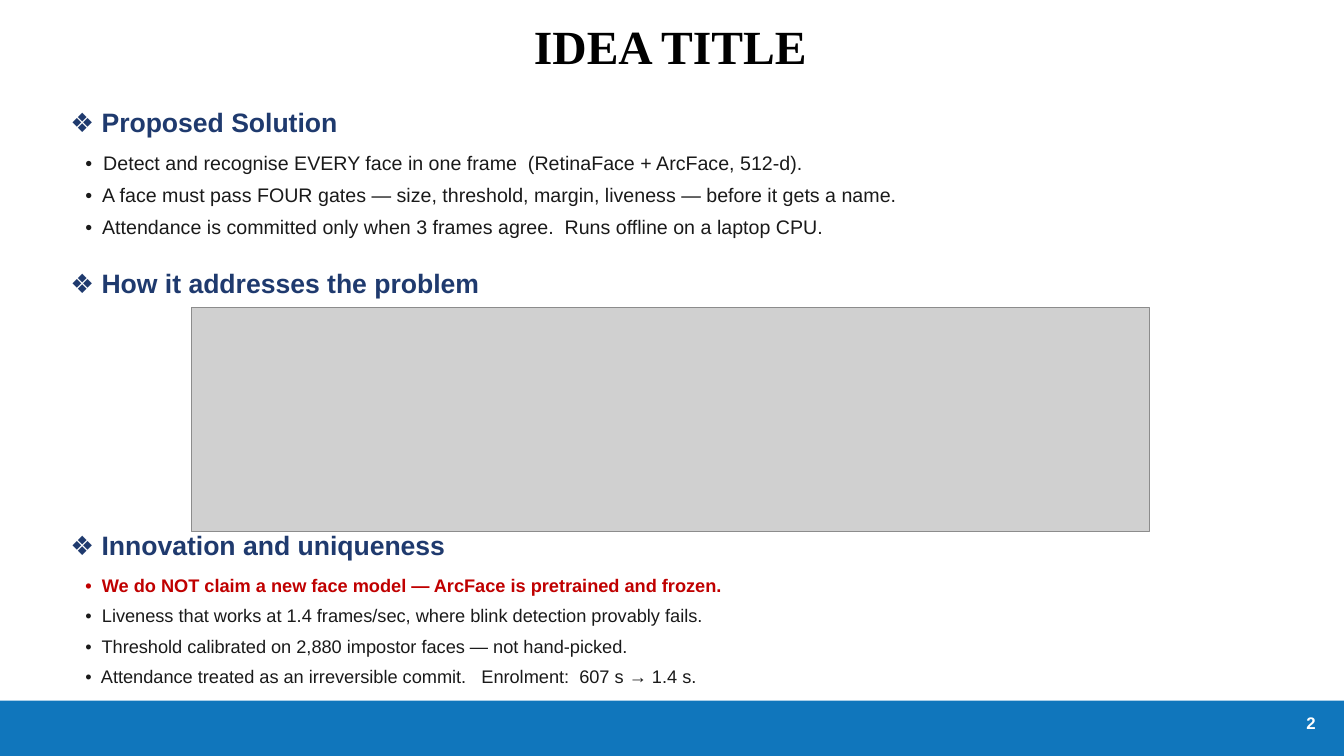
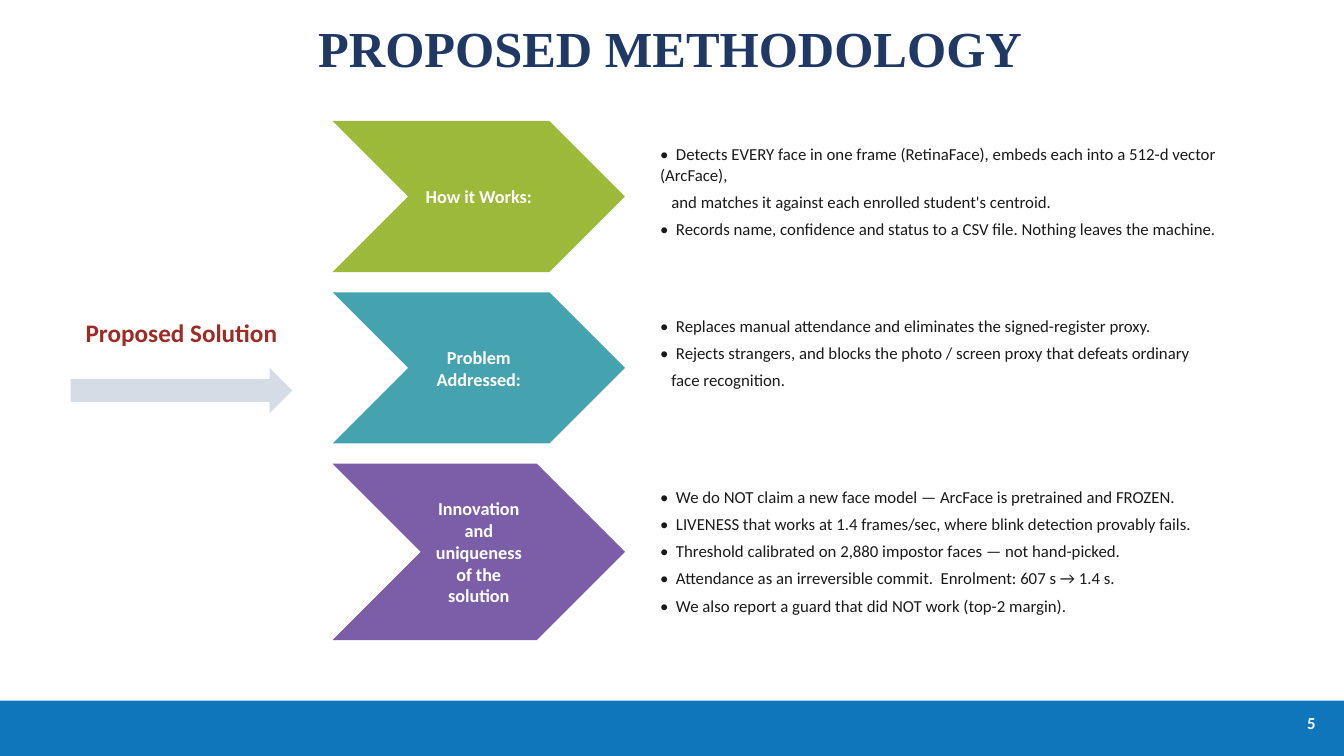
Before and after one commit to SohamBhattacharjee2003/MutiFace-Attendance-System, a slide deck: slide 6 of Server/results/PresenceAI_Presentation.pptx (slide 2 before the commit). Drawn at 1344x756 pixels with LibreOffice and Linux fonts; fonts in the diff are those of the drawing; grey boxes stand for pictures. Boxes give left, top, right and bottom in pixels: in the first picture for what was removed or moved away, otherwise in the second. Text is boxed around its words. In the diff, an @@ line names an element or a change of style, - is before the commit and + after.

Commit message:
Rebuild the deck in the team's own format, with corrected content
Same 11 slides, same headings, same visual language as the team's existing deck —
navy Times New Roman headings, coloured outline boxes, chevrons, the blue footer bar
and its numbering (title page unnumbered). Only the content changes:

- Experimental Details: the workflow said MTCNN -> FaceNet -> MongoDB. The system uses
  RetinaFace -> ArcFace -> CSV. There is no MongoDB and no FaceNet anywhere in the code.
- Conclusion: "High accuracy using MTCNN model" removed — MTCNN is a face DETECTOR and
  cannot recognise anyone. "Eliminates proxy attendance" qualified: manual proxy is
  eliminated, photo proxy is blocked (100% -> 0%), video replay is not.
- Results: the unsourced "95% accuracy" is gone. Replaced with the measured attack,
  ablation and operating-envelope charts, and a stated limitation.
- Problem Definition and Literature Review now carry the research gap: recognition alone
  cannot stop proxy attendance, and no prior work tests it.
- Proposed Methodology: the "innovation" box listed features every cited paper already
  has. It now states what is actually ours — and concedes what is not.
- References: ArcFace and RetinaFace added (the models the system actually runs on);
  citation numbering fixed.

```diff
--- a/Server/results/PresenceAI_Presentation.pptx
+++ b/Server/results/PresenceAI_Presentation.pptx
@@ text at [318,33,1022,68]: text changed; size 34 to 36 pt; text colour #000000 to #1F3864 @@
-IDEA TITLE
+PROPOSED METHODOLOGY
@@ chevron added at [333,121,625,272], fill #9CB93A, 13 pt, text #FFFFFF, bold @@
+How it Works:
@@ text added at [660,148,1216,238], 12 pt, text #1A1A1A @@
+• Detects EVERY face in one frame (RetinaFace), embeds each into a 512-d vector (ArcFace),
+and matches it against each enrolled student's centroid.
+• Records name, confidence and status to a CSV file. Nothing leaves the machine.
@@ text removed at [102,155,897,238] @@
-• Detect and recognise EVERY face in one frame (RetinaFace + ArcFace, 512-d).
-• A face must pass FOUR gates — size, threshold, margin, liveness — before it gets a name.
-• Attendance is committed only when 3 frames agree. Runs offline on a laptop CPU.
@@ text removed at [102,273,479,299] @@
-❖ How it addresses the problem
@@ chevron added at [333,292,625,444], fill #45A3AF, 13 pt, text #FFFFFF, bold @@
+Problem Addressed:
@@ text at [86,324,277,346]: text changed; size 19 to 18 pt; font Arial to Calibri; text colour #1F3A6E to #9E2B25 @@
-❖ Proposed Solution
+Proposed Solution
@@ picture removed at [192,308,1149,531] @@
@@ text added at [671,320,1189,389], 12 pt, text #1A1A1A @@
+• Replaces manual attendance and eliminates the signed-register proxy.
+• Rejects strangers, and blocks the photo / screen proxy that defeats ordinary
+face recognition.
@@ right arrow added at [71,368,292,413], fill #D6DCE5 @@
@@ chevron added at [333,464,625,640], fill #7B5EA7, 13 pt, text #FFFFFF, bold @@
+Innovation and uniqueness of the solution
@@ text "• We do NOT claim ...": place and size @@
-text "• We do NOT claim ..." at [101,578,721,683]
+text "• We do NOT claim ..." at [676,491,1190,615]
@@ text at [676,491,1190,533]: text changed; size 13 to 12 pt; font Arial to Calibri @@
-• We do NOT claim a new face model — ArcFace is pretrained and frozen.
-• Liveness that works at 1.4 frames/sec, where blink detection provably fails.
+• We do NOT claim a new face model — ArcFace is pretrained and FROZEN.
+• LIVENESS that works at 1.4 frames/sec, where blink detection provably fails.
@@ text removed at [102,535,445,561] @@
-❖ Innovation and uniqueness
@@ text at [676,545,1120,560]: size 13 to 12 pt, font Arial to Calibri in "• Threshold calibrated on 2,880 impostor faces ..."; less space between paragraphs @@
@@ text at [676,572,1115,615]: text changed; size 13 to 12 pt; font Arial to Calibri @@
-• Attendance treated as an irreversible commit. Enrolment: 607 s → 1.4 s.
+• Attendance as an irreversible commit. Enrolment: 607 s → 1.4 s.
+• We also report a guard that did NOT work (top-2 margin).
@@ text at [1307,718,1315,729]: text changed; font Arial to Calibri @@
-2
+5
```
Also in this commit, not shown: 3 other slides changed, 7 slides added, 3 slides removed, 6 other files.
